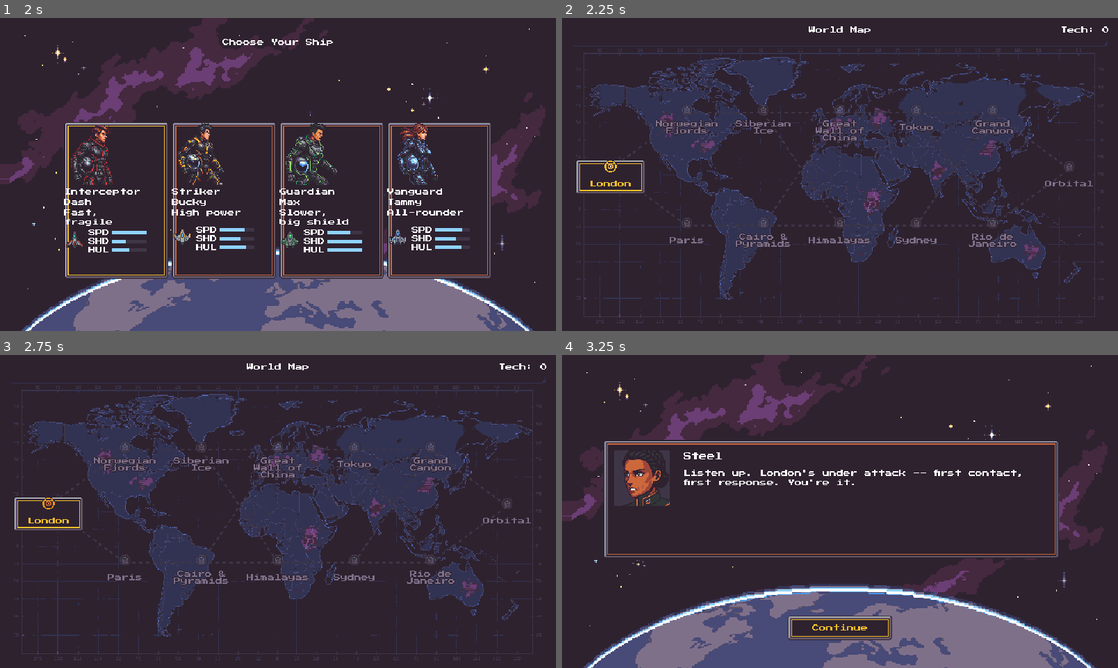
Above: before the commit, frames 1-4 (two rows, left to right).
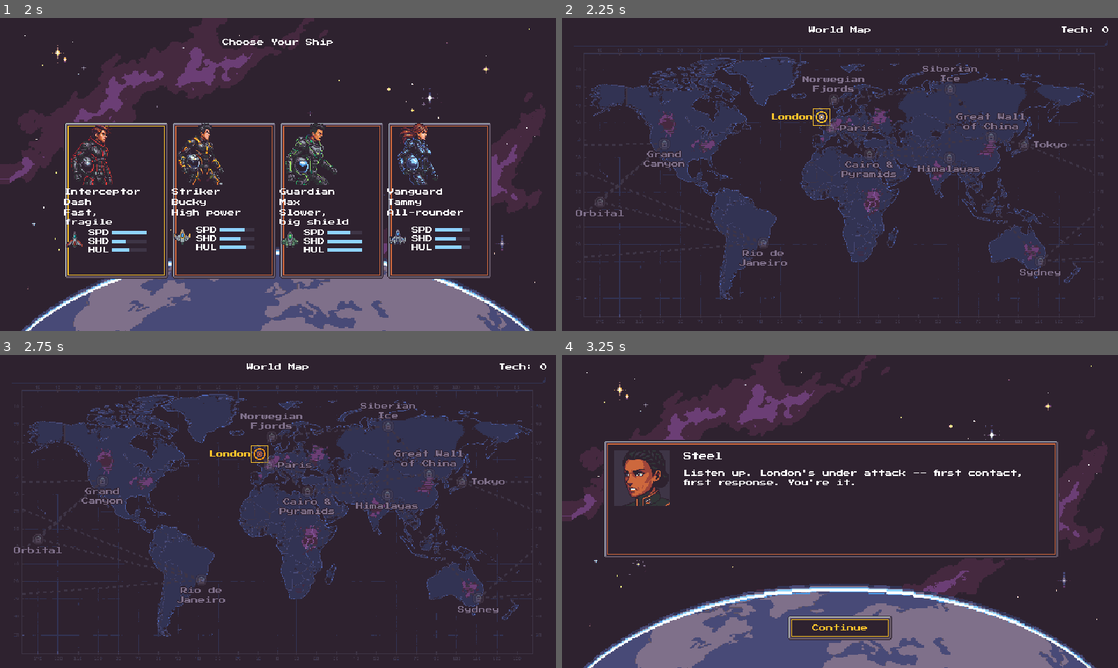
Above: after the commit, the same moments.

Repository: Funfetsunk/terra-intercept
Game: Godot game, scene res://scenes/menus/title_screen.tscn
The game is run twice, just before and just after one commit, with the same random seed, the same clock (stepped at 60 frames per second) and the same inputs.
Inputs (mouse positions are in pixels of both pictures, inside the frame that each line leads up to):
- Up to frame 1 (2 s): click "Start" at 0.5 s; click "Create" at 1.25 s
- Up to frame 2 (2.25 s): click (678, 199) at 2 s
- Up to frame 3 (2.75 s): no input
- Up to frame 4 (3.25 s): click "London" at 2.75 s

Frame 1 is identical in both runs. In frame 2, 4.1% of the frame differs, in the area x 2-96%, y 15-83%; in frame 3, 4.1%; in frame 4, nothing differs.

Commit message:
Place world map nodes at their real locations
Map nodes used to sit in an abstract column grid that ignored the map
art. MapNodeData now has map_position (where the icon sits on the map)
and label_offset (where the name sits relative to the icon). The 12
nodes are placed from a projection fitted to the map image's coastlines
(Cape Horn, Cape of Good Hope, Cape York, Greenland, Alaska).
- London, Paris and the Norwegian Fjords are nudged a few pixels apart
  so their icons don't overlap.
- Orbital sits off the Americas in the Pacific, since it has no ground
  location.

Each map node is now a 16x16 icon button with a separate outlined name
label beside it. The label turns gold on focus or hover and dims when
the node is locked, and the focus ring is a 1px palette outline. Route
lines join the icons, and routes spanning more than 250px wrap round the
Pacific through the map edges (Tokyo to the Americas, Sydney to the
Americas) instead of cutting across Africa. Map logic is unchanged.

Co-Authored-By: Claude Opus 5.5 <noreply@anthropic.com>
Claude-Session: https://claude.ai/code/session_01H357k7vYWoZ8XVmx2UrTn5

Diff:
--- a/data/map/col1_london.tres
+++ b/data/map/col1_london.tres
@@ -9,3 +9,5 @@
 display_name = "London"
 mission_scene_path = "res://scenes/levels/london.tscn"
 mission_data = ExtResource("2_mission")
+map_position = Vector2(299, 114)
+label_offset = Vector2(-34, 0)
--- a/data/map/col2_north_fjords.tres
+++ b/data/map/col2_north_fjords.tres
@@ -8,3 +8,5 @@
 display_name = "Norwegian Fjords"
 column = 2
 lane = "north"
+map_position = Vector2(313, 94)
+label_offset = Vector2(0, -17)
--- a/data/map/col2_south_paris.tres
+++ b/data/map/col2_south_paris.tres
@@ -8,3 +8,5 @@
 display_name = "Paris"
 column = 2
 lane = "south"
+map_position = Vector2(310, 127)
+label_offset = Vector2(30, 0)
--- a/data/map/col3_north_siberia.tres
+++ b/data/map/col3_north_siberia.tres
@@ -8,3 +8,5 @@
 display_name = "Siberian Ice"
 column = 3
 lane = "north"
+map_position = Vector2(447, 82)
+label_offset = Vector2(0, -17)
--- a/data/map/col3_south_cairo.tres
+++ b/data/map/col3_south_cairo.tres
@@ -8,3 +8,5 @@
 display_name = "Cairo & Pyramids"
 column = 3
 lane = "south"
+map_position = Vector2(354, 157)
+label_offset = Vector2(0, 17)
--- a/data/map/col4_north_great_wall.tres
+++ b/data/map/col4_north_great_wall.tres
@@ -8,3 +8,5 @@
 display_name = "Great Wall of China"
 column = 4
 lane = "north"
+map_position = Vector2(494, 137)
+label_offset = Vector2(0, -17)
--- a/data/map/col4_south_himalayas.tres
+++ b/data/map/col4_south_himalayas.tres
@@ -8,3 +8,5 @@
 display_name = "Himalayas"
 column = 4
 lane = "south"
+map_position = Vector2(446, 161)
+label_offset = Vector2(0, 13)
--- a/data/map/col5_north_tokyo.tres
+++ b/data/map/col5_north_tokyo.tres
@@ -8,3 +8,5 @@
 display_name = "Tokyo"
 column = 5
 lane = "north"
+map_position = Vector2(532, 146)
+label_offset = Vector2(30, 0)
--- a/data/map/col5_south_sydney.tres
+++ b/data/map/col5_south_sydney.tres
@@ -8,3 +8,5 @@
 display_name = "Sydney"
 column = 5
 lane = "south"
+map_position = Vector2(551, 280)
+label_offset = Vector2(0, 13)
--- a/data/map/col6_north_grand_canyon.tres
+++ b/data/map/col6_north_grand_canyon.tres
@@ -8,3 +8,5 @@
 display_name = "Grand Canyon"
 column = 6
 lane = "north"
+map_position = Vector2(118, 145)
+label_offset = Vector2(0, 17)
--- a/data/map/col6_south_rio.tres
+++ b/data/map/col6_south_rio.tres
@@ -8,3 +8,5 @@
 display_name = "Rio de Janeiro"
 column = 6
 lane = "south"
+map_position = Vector2(232, 259)
+label_offset = Vector2(0, 17)
--- a/data/map/col7_orbital.tres
+++ b/data/map/col7_orbital.tres
@@ -7,3 +7,5 @@
 id = "Orbital"
 display_name = "Orbital"
 column = 7
+map_position = Vector2(44, 212)
+label_offset = Vector2(0, 13)
--- a/scenes/menus/map_node_button.gd
+++ b/scenes/menus/map_node_button.gd
@@ -10,6 +10,11 @@
 @export var icon_available_sheet: Texture2D
 @export var icon_completed: Texture2D
 @export var blink_interval: float = 0.4
+## Width the place-name label wraps at.
+@export var label_width: float = 88.0
+@export var name_color: Color = Color("c7dcd0")
+@export var name_locked_color: Color = Color("7f708a")
+@export var name_focus_color: Color = Color("f9c22b")
 
 var node_data: Resource
 var _state: State = State.LOCKED
@@ -17,10 +22,19 @@
 var _blink_timer: float = 0.0
 var _blink_index: int = 0
 
-func setup(data: Resource, label_text: String, state: State) -> void:
+@onready var _name_label: Label = $NameLabel
+
+func _ready() -> void:
+	focus_entered.connect(_refresh_name_color)
+	focus_exited.connect(_refresh_name_color)
+	mouse_entered.connect(_refresh_name_color)
+	mouse_exited.connect(_refresh_name_color)
+
+## The button itself is just the icon; the name label sits beside it at
+## label_offset (from the icon centre to the label centre).
+func setup(data: Resource, label_text: String, state: State, label_offset: Vector2) -> void:
 	node_data = data
 	_state = state
-	text = label_text
 	var is_enabled: bool = state != State.LOCKED
 	disabled = not is_enabled
 	focus_mode = Control.FOCUS_ALL if is_enabled else Control.FOCUS_NONE
@@ -32,8 +46,22 @@
 		State.AVAILABLE:
 			_build_blink_frames()
 			icon = _blink_frames[0] if not _blink_frames.is_empty() else null
+	_name_label.text = label_text
+	_name_label.size = Vector2(label_width, 0.0)
+	var label_size: Vector2 = Vector2(label_width, _name_label.get_minimum_size().y)
+	_name_label.size = label_size
+	_name_label.position = (size * 0.5 + label_offset - label_size * 0.5).round()
+	_refresh_name_color()
 	if not pressed.is_connected(_on_pressed):
 		pressed.connect(_on_pressed)
+
+func _refresh_name_color() -> void:
+	var col: Color = name_color
+	if _state == State.LOCKED:
+		col = name_locked_color
+	elif has_focus() or is_hovered():
+		col = name_focus_color
+	_name_label.add_theme_color_override("font_color", col)
 
 func _build_blink_frames() -> void:
 	_blink_frames.clear()
--- a/scenes/menus/map_node_button.tscn
+++ b/scenes/menus/map_node_button.tscn
@@ -1,30 +1,60 @@
 [gd_scene format=3 uid="uid://gqyeapa2t6jq"]
 
 [ext_resource type="Script" uid="uid://h12vnl0fp5m6" path="res://scenes/menus/map_node_button.gd" id="1_le21q"]
-[ext_resource type="StyleBox" uid="uid://ch5eai0xle7ey" path="res://themes/button_pressed.tres" id="1_moggx"]
-[ext_resource type="StyleBox" uid="uid://dsy3kw5apphpr" path="res://themes/button_focus.tres" id="2_c0e54"]
 [ext_resource type="Texture2D" uid="uid://c6iu5pc832q24" path="res://art/sprites/ui/map/map_node_locked.png" id="4_cc6dq"]
 [ext_resource type="Texture2D" uid="uid://c7nq7l6gupp7b" path="res://art/sprites/ui/map/map_node_available.png" id="5_jv6u5"]
 [ext_resource type="Texture2D" uid="uid://cturjjge3r5rt" path="res://art/sprites/ui/map/map_node_completed.png" id="6_3i8g7"]
 
-[sub_resource type="StyleBoxEmpty" id="StyleBoxEmpty_w0ndy"]
+[sub_resource type="StyleBoxEmpty" id="StyleBoxEmpty_ml2fh"]
+
+[sub_resource type="StyleBoxFlat" id="StyleBoxFlat_b7htw"]
+draw_center = false
+border_width_left = 1
+border_width_top = 1
+border_width_right = 1
+border_width_bottom = 1
+border_color = Color(0.9843137, 0.7254902, 0.32941177, 1)
+expand_margin_left = 2.0
+expand_margin_top = 2.0
+expand_margin_right = 2.0
+expand_margin_bottom = 2.0
+anti_aliasing = false
+
+[sub_resource type="StyleBoxFlat" id="StyleBoxFlat_moggx"]
+draw_center = false
+border_width_left = 1
+border_width_top = 1
+border_width_right = 1
+border_width_bottom = 1
+border_color = Color(0.9764706, 0.7607843, 0.16862746, 1)
+expand_margin_left = 2.0
+expand_margin_top = 2.0
+expand_margin_right = 2.0
+expand_margin_bottom = 2.0
+anti_aliasing = false
 
 [node name="MapNodeButton" type="Button" unique_id=1241645293]
-custom_minimum_size = Vector2(80, 40)
-offset_right = 80.0
-offset_bottom = 40.0
+custom_minimum_size = Vector2(16, 16)
+offset_right = 16.0
+offset_bottom = 16.0
 theme_override_colors/font_outline_color = Color(0.18039216, 0.13333334, 0.18431373, 1)
 theme_override_constants/outline_size = 2
 theme_override_constants/h_separation = 2
-theme_override_styles/normal = SubResource("StyleBoxEmpty_w0ndy")
-theme_override_styles/pressed = ExtResource("1_moggx")
-theme_override_styles/hover = ExtResource("2_c0e54")
-theme_override_styles/disabled = SubResource("StyleBoxEmpty_w0ndy")
-theme_override_styles/focus = ExtResource("2_c0e54")
-autowrap_mode = 3
+theme_override_styles/normal = SubResource("StyleBoxEmpty_ml2fh")
+theme_override_styles/pressed = SubResource("StyleBoxFlat_b7htw")
+theme_override_styles/hover = SubResource("StyleBoxFlat_moggx")
+theme_override_styles/disabled = SubResource("StyleBoxEmpty_ml2fh")
+theme_override_styles/focus = SubResource("StyleBoxFlat_moggx")
 icon_alignment = 1
 vertical_icon_alignment = 0
 script = ExtResource("1_le21q")
 icon_locked = ExtResource("4_cc6dq")
 icon_available_sheet = ExtResource("5_jv6u5")
 icon_completed = ExtResource("6_3i8g7")
+
+[node name="NameLabel" type="Label" parent="." unique_id=1431646369]
+layout_mode = 0
+theme_override_colors/font_outline_color = Color(0.18039216, 0.13333334, 0.18431373, 1)
+theme_override_constants/outline_size = 2
+horizontal_alignment = 1
+autowrap_mode = 3
--- a/scenes/menus/map_routes.gd
+++ b/scenes/menus/map_routes.gd
@@ -12,6 +12,11 @@
 @export var locked_color: Color = Color("3e3546")
 ## Locked routes are drawn as dashes: this many pixels on, then off.
 @export var dash_length: float = 4.0
+## Routes spanning more than this many pixels across the map wrap round
+## the Pacific instead, leaving one map edge and re-entering at the other.
+@export var wrap_threshold: float = 250.0
+@export var map_left_x: float = 26.0
+@export var map_right_x: float = 614.0
 
 var _segments: Array[Dictionary] = []
 
@@ -26,8 +31,22 @@
 				continue
 			var from_done: bool = states[a.id] == MapNodeButton.State.COMPLETED
 			var to_open: bool = states[b.id] != MapNodeButton.State.LOCKED
-			_segments.append({"from": centers[a.id], "to": centers[b.id], "open": from_done and to_open})
+			_add_route(centers[a.id], centers[b.id], from_done and to_open)
 	queue_redraw()
+
+func _add_route(from: Vector2, to: Vector2, open: bool) -> void:
+	if absf(to.x - from.x) <= wrap_threshold:
+		_segments.append({"from": from, "to": to, "open": open})
+		return
+	# Wrap: exit through the nearer side edge and come back in on the other side.
+	var going_east: bool = to.x < from.x
+	var exit_x: float = map_right_x if going_east else map_left_x
+	var entry_x: float = map_left_x if going_east else map_right_x
+	var first: float = absf(exit_x - from.x)
+	var total: float = first + absf(to.x - entry_x)
+	var edge_y: float = roundf(from.y + (to.y - from.y) * (first / total))
+	_segments.append({"from": from, "to": Vector2(exit_x, edge_y), "open": open})
+	_segments.append({"from": Vector2(entry_x, edge_y), "to": to, "open": open})
 
 func _draw() -> void:
 	# Locked routes first so open routes sit on top where they share a node.
--- a/scenes/menus/map_screen.gd
+++ b/scenes/menus/map_screen.gd
@@ -1,14 +1,6 @@
 extends Control
 
 const MAP_NODE_BUTTON_SCENE: PackedScene = preload("res://scenes/menus/map_node_button.tscn")
-
-## Centre x of each column's node, and the lane rows' centre y (whole pixels).
-const COLUMN_X: Dictionary = {1: 56, 2: 144, 3: 232, 4: 320, 5: 408, 6: 496, 7: 584}
-const NORTH_Y: float = 118.0
-const SOUTH_Y: float = 248.0
-const CENTER_Y: float = 183.0
-## Height of a node's icon centre within its button (content margin + half a 16px icon).
-const ROUTE_ANCHOR_Y: float = 11.0
 
 @onready var _game_state: Node = get_node("/root/GameState")
 @onready var _tech_label: Label = $TechLabel
@@ -52,15 +44,9 @@
 		var state: MapNodeButton.State = MapNodeButton.State.COMPLETED if is_completed else (MapNodeButton.State.AVAILABLE if is_frontier else MapNodeButton.State.LOCKED)
 		var button: MapNodeButton = MAP_NODE_BUTTON_SCENE.instantiate()
 		_node_container.add_child(button)
-		var y: float = CENTER_Y
-		if map_node.lane == "north":
-			y = NORTH_Y
-		elif map_node.lane == "south":
-			y = SOUTH_Y
-		button.setup(map_node, map_node.display_name, state)
-		button.position = (Vector2(COLUMN_X[map_node.column], y) - button.size * 0.5).round()
-		# Routes join the node icons, which sit at the top centre of each button.
-		centers[map_node.id] = button.position + Vector2(button.size.x * 0.5, ROUTE_ANCHOR_Y)
+		button.setup(map_node, map_node.display_name, state, map_node.label_offset)
+		button.position = (map_node.map_position - button.size * 0.5).round()
+		centers[map_node.id] = map_node.map_position
 		states[map_node.id] = state
 		button.activated.connect(_on_node_activated)
 		if is_frontier:
--- a/scripts/resources/map_node_data.gd
+++ b/scripts/resources/map_node_data.gd
@@ -7,3 +7,7 @@
 @export var lane: String = ""
 @export var mission_scene_path: String = ""
 @export var mission_data: MissionData = null
+## Where the node's icon sits on the world-map background, in screen pixels.
+@export var map_position: Vector2 = Vector2.ZERO
+## Where the place name sits, as the offset from the icon centre to the label centre.
+@export var label_offset: Vector2 = Vector2(0, 16)
Not shown: 1 places in data/map/col1_london.tres that only renumber resources
